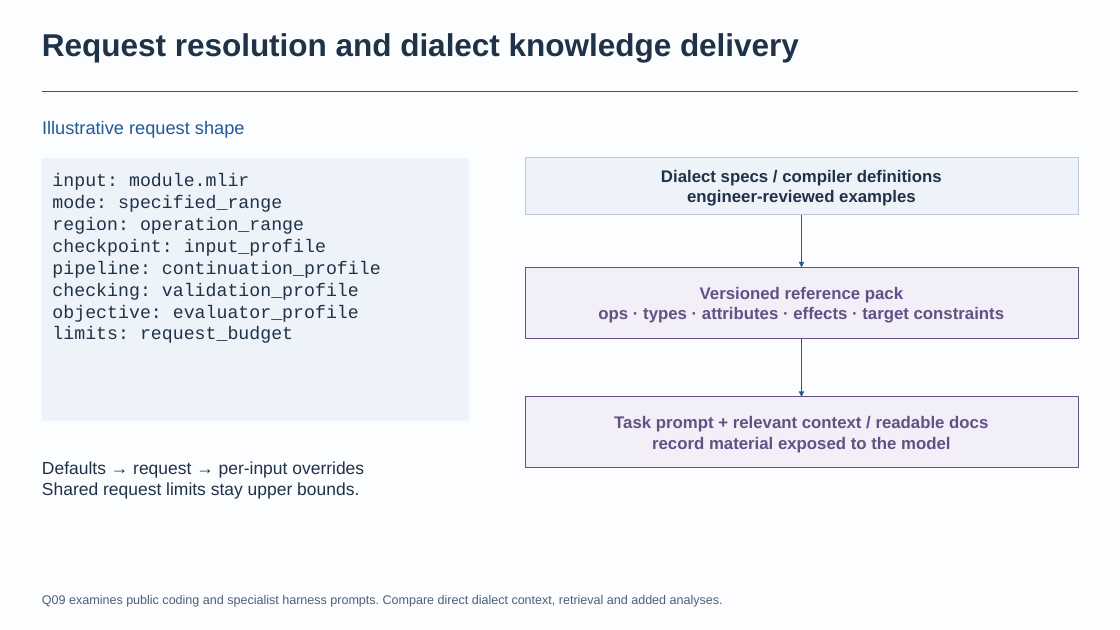
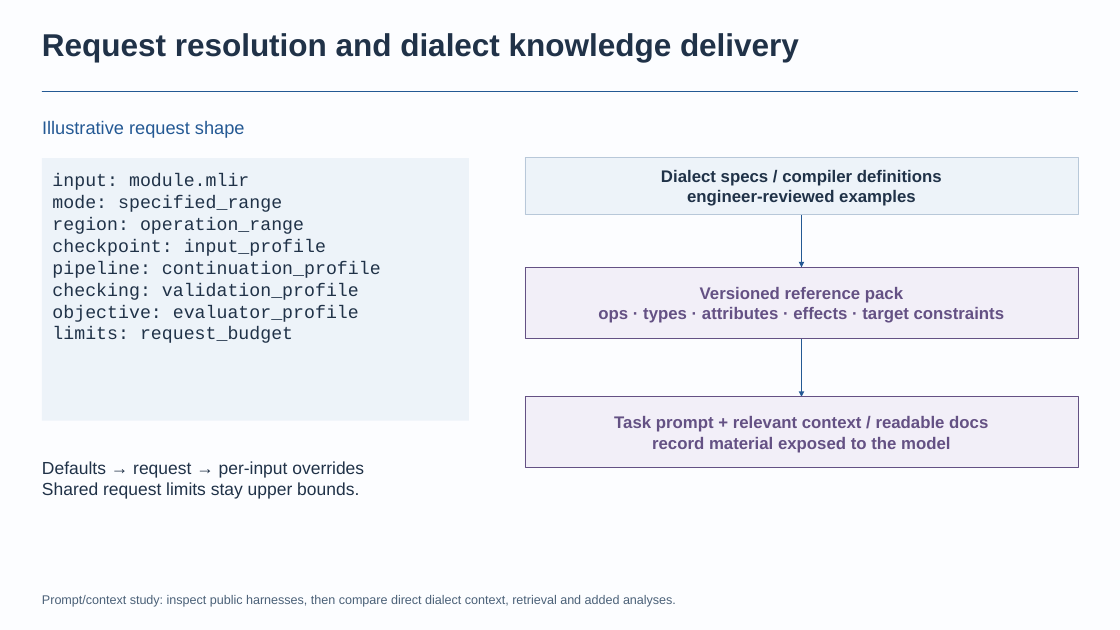
Before and after one commit to BonZirka/ascend-npu-optimization-research, a slide deck: slide 10 of output/ascend-optimization-pitch/ascend-optimization-technical.pptx. Drawn at 1120x630 pixels with LibreOffice and Linux fonts; fonts in the diff are those of the drawing. Boxes give left, top, right and bottom in pixels: in the first picture for what was removed or moved away, otherwise in the second. Text is boxed around its words. In the diff, an @@ line names an element or a change of style, - is before the commit and + after.

Commit message:
Clarify missed-optimization motivation and research starting points
Recognize problem-triggered proactive optimization epics, remove internal question identifiers, reproduce full paper titles and add concrete harness, validation and metric candidates with scope limits and primary references.

```diff
--- a/output/ascend-optimization-pitch/ascend-optimization-technical.pptx
+++ b/output/ascend-optimization-pitch/ascend-optimization-technical.pptx
@@ text at box(42, 595, 676, 607): text changed @@
-Q09 examines public coding and specialist harness prompts. Compare direct dialect context, retrieval and added analyses.
+Prompt/context study: inspect public harnesses, then compare direct dialect context, retrieval and added analyses.
```
Also in this commit, not shown: 5 other slides changed, 4 slides added, 3 slides removed, 6 other files.
